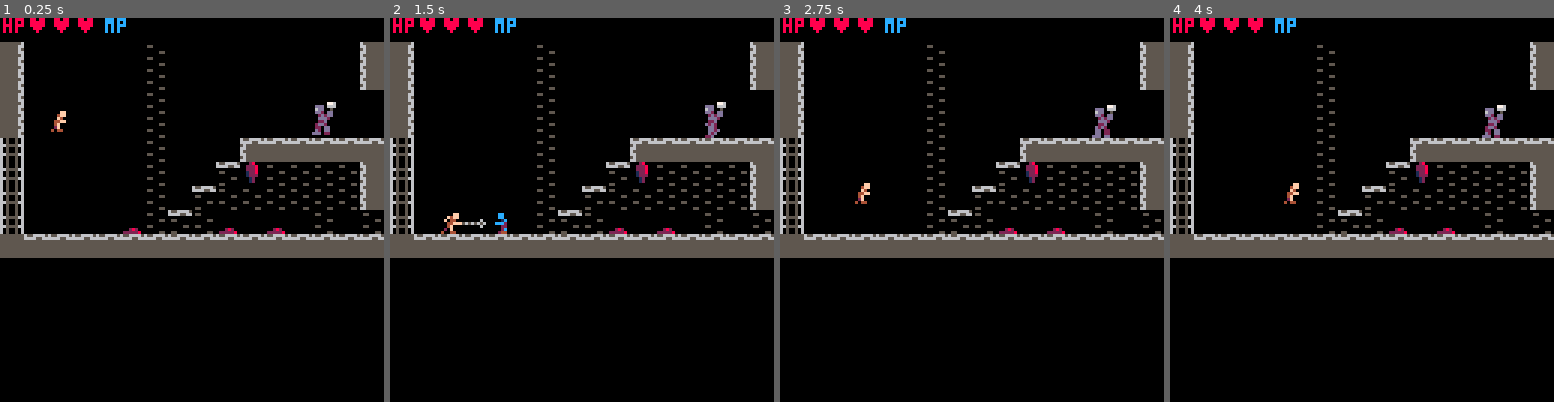
Above: before the commit, frames 1-4 (left to right).
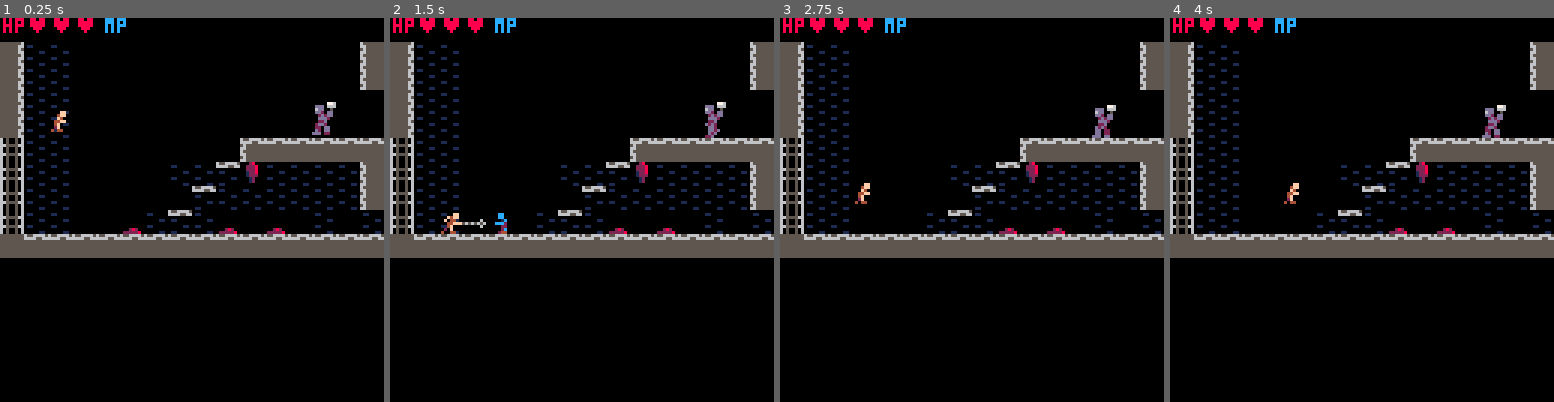
Above: after the commit, the same moments.

Repository: AddisonMink/fortrebosque
Game: PICO-8 cartridge main.p8
Two runs of this game, one before a commit and one after it. Both use one fixed random seed, a clock stepped at 60 frames per second and the inputs below.
Inputs:
- Up to frame 1 (0.25 s): no input
- Up to frame 2 (1.5 s): tap X (X key) at 0.33, 1.07 s; tap O (Z key) at 0.7 s
- Up to frame 3 (2.75 s): hold Right 1.6-2.1 s; tap O (Z key) at 1.7, 2.1, 2.5 s; tap X (X key) at 1.85 s; hold Up 2.15-2.42 s; hold Right from 2.47 s (still down)
- Up to frame 4 (4 s): tap O (Z key) at 2.9, 3.3, 3.7 s; tap X (X key) at 2.97 s; release Right at 3.03 s; hold Left 3.08-3.58 s

The runs differ from the first frame. In frame 1, 2.0% of the frame differs, in the area x 7-100%, y 7-57%; in frame 2, 2.0%; in frame 3, 2.0%; in frame 4, 2.0%.

Commit message:
update map.

Diff:
--- a/main.p8
+++ b/main.p8
@@ -57,20 +57,20 @@
 0000000000220d220077770000000000cc1ccccc00000000000000000000000000000000000000000000f0000000000000f0000000f000f00f000f0000000000
 0000000000000000000000000000ff00000000000000000000000000000000000000000000000000000000000000000000000000566665560000000000000000
 0000ff00000ff0000000ff000004ff000f0ff00000000ff00000000000000000000000000000cc00000cc0000000000000000000665566660000000000000000
-0004ff00004ff0000004ff00000f40000f4ff000000f4ff00000000000000000000000000000cc00000cc000000f400000000000655555650000000000000000
-000f400000f40000000f40000044ff0000f4000000f0440000000060000000000000cc00000c100000c10000000ff00000fff400665555660000000000000000
-0044ff0000f400000044ff00004f00000044f00000044fff56565656000000000000cc000002ccc0002ccc00000ff000004fff00565555560000000000000000
-004f0000002f000000f40000002f0000004f00000004f0000000006000000000000c100000220000002200000004f00000000000665555660000000000000000
-0020f00000f2000000f02000040440000020f0000020f00000000000000282000002ccc00020400000c200000000000000000000655555650000000000000000
+0004ff00004ff0000004ff00000f40000f4ff000000f4ff00000000000000000000000000000cc00000cc000000f400000000000655555650111000011110000
+000f400000f40000000f40000044ff0000f4000000f0440000000060000000000000cc00000c100000c10000000ff00000fff400665555660111111111111100
+0044ff0000f400000044ff00004f00000044f00000044fff56565656000000000000cc000002ccc0002ccc00000ff000004fff00565555560111111111111100
+004f0000002f000000f40000002f0000004f00000004f0000000006000000000000c100000220000002200000004f00000000000665555660011111101111100
+0020f00000f2000000f02000040440000020f0000020f00000000000000282000002ccc00020400000c200000000000000000000655555650000000000011100
 0400440000442000040044000000000004004400040044000000000002222280022222000c00cc00004420000000000000000000665555660000000000000000
 5555555565566665000000000000000000000000000000000000000000000000566665566050050600001000c1c1c1c100000000000000000000000000000000
-55555555666655660000000000000000000000000000000000000000055000006655666660500506010000001c1c1c1c00000000001010000000000000000000
-5555555500000000000000000000000000000000000000000000000000000000555555656655556601000010c1c1c1c100000000011011000000000000000000
-55555555055000000000000000000000000000000000000000000000000005505555556660500506011001101111111100000000011011000000000000000000
-55555555000000000000000067700000000000000770000000000000000000005555555660500506001001001111111100000000000000000000000000000000
-5555555500000550677000006660ddd0677000006660000000000000055000005555556666555566001011001111111100000000011011000000000000000000
-55555555000000006660ddd00500dd606660ddd0665ddd0000000000000000005555556560500506001010001111111100000000011011000000000000000000
-55555555055000000500dd600dd02dd00500dd600dd2d6000000ddd0000005505555556660500506000010001111111100000000000000000000000000000000
+55555555666655660000000000000000000000000000000000000000011000006655666660500506010000001c1c1c1c07000000001010000000000000000000
+5555555500000000000000000000000000000000000000000000000000000000555555656655556601000010c1c1c1c177700000011011000000000000000000
+55555555011000000000000000000000000000000000000000000000000001105555556660500506011001101111111107000000011011000000000000000000
+55555555000000000000000067700000000000000770000000000000000000005555555660500506001001001111111100000770000000000000000000000000
+5555555500000110677000006660ddd0677000006660000000000000011000005555556666555566001011001111111100000770011011000000000000000000
+55555555000000006660ddd00500dd606660ddd0665ddd0000000000000000005555556560500506001010001111111100070000011011000000000000000000
+55555555011000000500dd600dd02dd00500dd600dd2d6000000ddd0000001105555556660500506000010001111111100000000000000000000000000000000
 65566665655666650dd02dd00dd2d2000dd02dd00dd2dd000000dd60655555555555555633533333d0ddd00d0000000000000000000000000000000000000000
 66665566666655660dd2d200002ddd000dd2d2000022220000002dd0665555555555556653335335dddddddd0000000000555500000000000000000000000000
 5555555556555555002ddd00000d2200002ddd00000ddd000000d2205655555555555565222222221d11dd110000000000055000000000000000000000000000
@@ -215,21 +215,21 @@
 __map__
 0000000000000000000000000000003720202020202020202020202020202020202020202020202020202020202020202020202020202020202020202020202020202020202020202020202020202020202020202020202020202020202020202020202020202020202020202020202020202020202020202020202020202020
 0000000000000000000000000000003720000000000000000000000000000020200000000000000000000000000000202000000000000000000000000000002020000000000000000000000000000020200000000000000000000000000000202000000000000000000000000000002020000000000000000000000000000020
-2800000000000000000000000000003720000000000000000000000000000020200000000000000000000000000000202000000000000000000000000000002020000000000000000000000000000020200000000000000000000000000000202000000000000000000000000000002020000000000000000000000000000020
-3800000000000500000000000000003720000000000000000000000000000020200000000000000000000000000000202000000000000000000000000000002020000000000000000000000000000020200000000000000000000000000000202000000000000000000000000000002020000000000000000000000000000020
-3800000000001d00000000000000003720000000000000000000000000000020200000000000000000000000000000202000000000000000000000000000002020000000000000000000000000000020200000000000000000000000000000202000000000000000000000000000002020000000000000000000000000000020
+28002c00000000002c00001e1f2c003720000000000000000000000000000020200000000000000000000000000000202000000000000000000000000000002020000000000000000000000000000020200000000000000000000000000000202000000000000000000000000000002020000000000000000000000000000020
+3800001e1f000500000000000000003720000000000000000000000000000020200000000000000000000000000000202000000000000000000000000000002020000000000000000000000000000020200000000000000000000000000000202000000000000000000000000000002020000000000000000000000000000020
+3800000000001d0000002c000000003720000000000000000000000000000020200000000000000000000000000000202000000000000000000000000000002020000000000000000000000000000020200000000000000000000000000000202000000000000000000000000000002020000000000000000000000000000020
 3800000000312028210000000000003720000000000000000000000000000020200000000000000000000000000000202000000000000000000000000000002020000000000000000000000000000020200000000000000000000000000000202000000000000000000000000000002020000000000000000000000000000020
-3800000000272727000021000000000000000000000000000000000000000020200000000000000000000000000000202000000000000000000000000000002020000000000000000000000000000020200000000000000000000000000000202000000000000000000000000000002020000000000000000000000000000020
+3800002c00272727000021000000000000000000000000000000000000000020200000000000000000000000000000202000000000000000000000000000002020000000000000000000000000000020200000000000000000000000000000202000000000000000000000000000002020000000000000000000000000000020
 3800000000272727000000002100000000000000000000000000000000000020200000000000000000000000000000202000000000000000000000000000002020000000000000000000000000000020200000000000000000000000000000202000000000000000000000000000002020000000000000000000000000000020
-3800000000002700000000000000312020202020202100002120202020202020202020202020202020000000212020202020202020202020202020202020202020202020202020202020202020202020202020202020202020202020202020202020202020202020202020202020202020202020202020202020202020202020
-3800000000002700000000000000003720202020380000213720202020202020202020202020202020000021202020202020202020202020202020202020202020202020202020202020202020202020202020202020202020202020202020202020202020202020202020202020202020202020202020202020202020202020
-3800000000002700000000000000003738000000000021000900000009000037200000000000000900002100090000202000000000000000000000000000002020000000000000000000000000000020200000000000000000000000000000202000000000000000000000000000002020000000000000000000000000000020
-3800000000002700000000000000000000002d00002100002d00002d00002d00000000000000000000210000000000000000000000000000000000000000002020000000000000000000000000000020200000000000000000000000000000202000000000000000000000000000002020000000000000000000000000000020
-38000000000027000000000000010000000000002100000000000000000a0000000000000000000000000021000000000000000000000000000000000000002020000000000000000000000000000020200000000000000000000000000000202000000000000000000000000000002020000000000000000000000000000020
-29000000000027000000313030303030303030303030282100002100002121312021000000000a2100000000002100202000000000000000000000000000002020000000000000000000000000000020200000000000000000000000000000202000000000000000000000000000002020000000000000000000000000000020
-2900000000002700002109272727273720202020202020282100000000000037200021000000210000000000000000202000000000000000000000000000002020000000000000000000000000000020200000000000000000000000000000202000000000000000000000000000002020000000000000000000000000000020
-2900000000002700212727272727273720202020380027372821000000000037200000000000000000000000000000000000000000000000000000000000002020000000000000000000000000000020200000000000000000000000000000202000000000000000000000000000002020000000000000000000000000000020
-290000000017272127170017002700272727272727170037202821003b3c3d37200017000017000000170000001700000000000000000000000000000000002020000000000000000000000000000020200000000000000000000000000000202000000000000000000000000000002020000000000000000000000000000020
+3800001e1f002700002c1e1f0000312020202020202100002120202020202020202020202020202020000000212020202020202020202020202020202020202020202020202020202020202020202020202020202020202020202020202020202020202020202020202020202020202020202020202020202020202020202020
+3827270000000000000000000000003720202020380000213720202020202020202020202020202020000021202020202020202020202020202020202020202020202020202020202020202020202020202020202020202020202020202020202020202020202020202020202020202020202020202020202020202020202020
+3827270000000000000000000000003738000000000021000900000009000037200000000000000900002100090000202000000000000000000000000000002020000000000000000000000000000020200000000000000000000000000000202000000000000000000000000000002020000000000000000000000000000020
+3827270000000000000000000000000000002d00002100002d00002d00002d00000000000000000000210000000000000000000000000000000000000000002020000000000000000000000000000020200000000000000000000000000000202000000000000000000000000000002020000000000000000000000000000020
+38272700000000000000000000010000000000002100000000000000000a0000000000000000000000000021000000000000000000000000000000000000002020000000000000000000000000000020200000000000000000000000000000202000000000000000000000000000002020000000000000000000000000000020
+29272700000000000000313030303030303030303030282100002100002121312021000000000a2100000000002100202000000000000000000000000000002020000000000000000000000000000020200000000000000000000000000000202000000000000000000000000000002020000000000000000000000000000020
+2927270000000027272109272727273720202020202020282100000000000037200021000000210000000000000000202000000000000000000000000000002020000000000000000000000000000020200000000000000000000000000000202000000000000000000000000000002020000000000000000000000000000020
+2927270000000000212727272727273720202020380027372821000000000037200000000000000000000000000000000000000000000000000000000000002020000000000000000000000000000020200000000000000000000000000000202000000000000000000000000000002020000000000000000000000000000020
+292727000017272127170017002700272727272727170037202821003b3c3d37200017000017000000170000001700000000000000000000000000000000002020000000000000000000000000000020200000000000000000000000000000202000000000000000000000000000002020000000000000000000000000000020
 20303030303030303030303030303030303a303a3a2827372020303020212020202020202020202020202020202020202020202020202020202020202020202020202020202020202020202020202020202020202020202020202020202020202020202020202020202020202020202020202020202020202020202020202020
 3a3a3a3a3a3a3a3a3a3a3a3a3a3a3a3a3a3a3a3a3a3a273a3a3a3a3a3a213a3a202020202020202020202020202020202020202020202020202020202020202020202020202020202020202020202020202020202020202020202020202020202020202020202020202020202020202020202020202020202020202020202020
 3a3a3a3a3a2a2a3a2a2a3a3a3a3a3a3a3a3a3a3a3a2a002a2a3a2a3a2a213a3a200000000000000000000000000000202000000000000000000000000000002020000000000000000000000000000020200000000000000000000000000000202000000000000000000000000000002020000000000000000000000000000020
